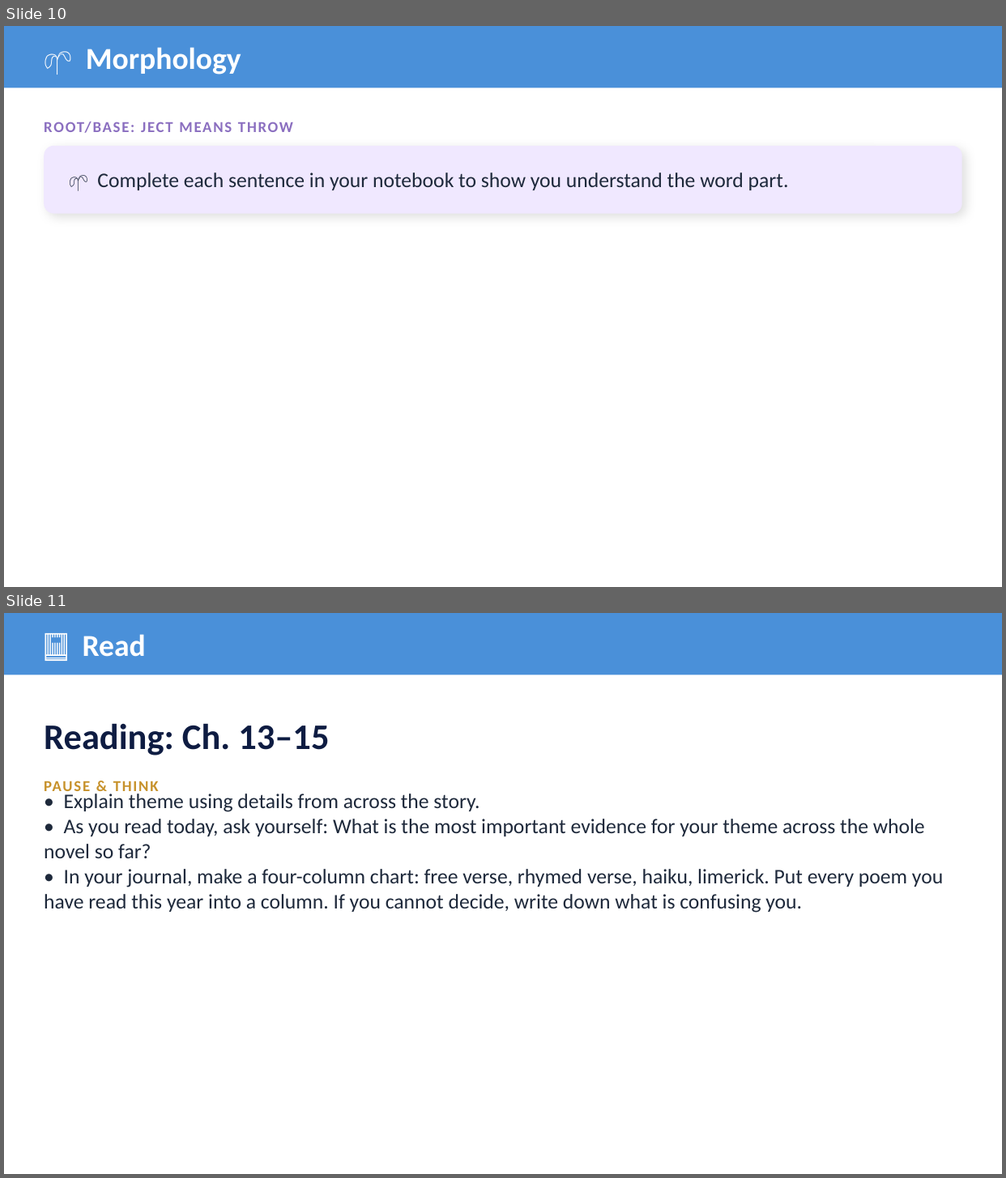
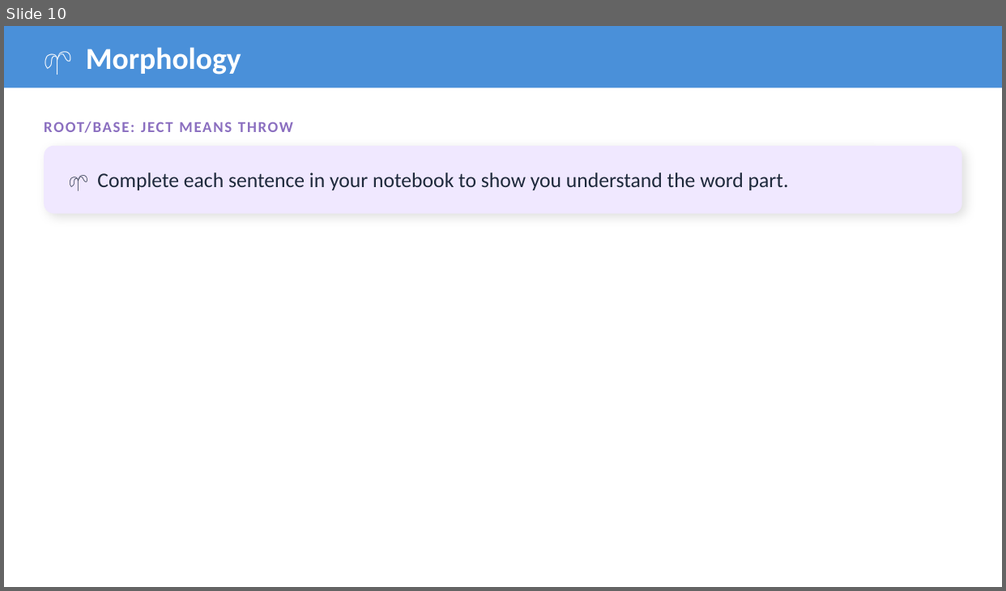
Before and after one commit to optimaondemand/optima-3rd-ela, a slide deck: Planning docs/Slides/lesson-29-4-teacher-slides.pptx. Shown one above the other, each under a label of ours: slides 10 and 11 before the commit, slide 10 after it. The pictures are 1006x1178 and 1006x591 pixels, drawn with LibreOffice and Linux fonts; fonts in the diff are those of the drawing. Boxes give left, top, right and bottom in pixels: in the first picture for what was removed or moved away, otherwise in the second. Text is boxed around its words. In the diff, an @@ line names an element or a change of style, - is before the commit and + after.

```diff
--- a/Planning docs/Slides/lesson-29-4-teacher-slides.pptx
+++ b/Planning docs/Slides/lesson-29-4-teacher-slides.pptx
@@ slide 11 removed at box(4, 613, 1002, 1174), background #FFFFFF @@
@@ rectangle removed at box(4, 613, 1002, 675) @@
@@ text removed at box(83, 634, 146, 657) @@
-📕 Read
@@ text removed at box(44, 723, 329, 756) @@
-Reading: Ch. 13–15
@@ text removed at box(44, 781, 159, 796) @@
-PAUSE & THINK
@@ text removed at box(44, 794, 943, 913) @@
-• Explain theme using details from across the story.
-• As you read today, ask yourself: What is the most important evidence for your theme across the whole novel so far?
-• In your journal, make a four-column chart: free verse, rhymed verse, haiku, limerick. Put every poem you have read this year into a column. If you cannot decide, write down what is confusing you.
```
Also in this commit, not shown: 2 slides changed, 1 slide added, 41 other files.
